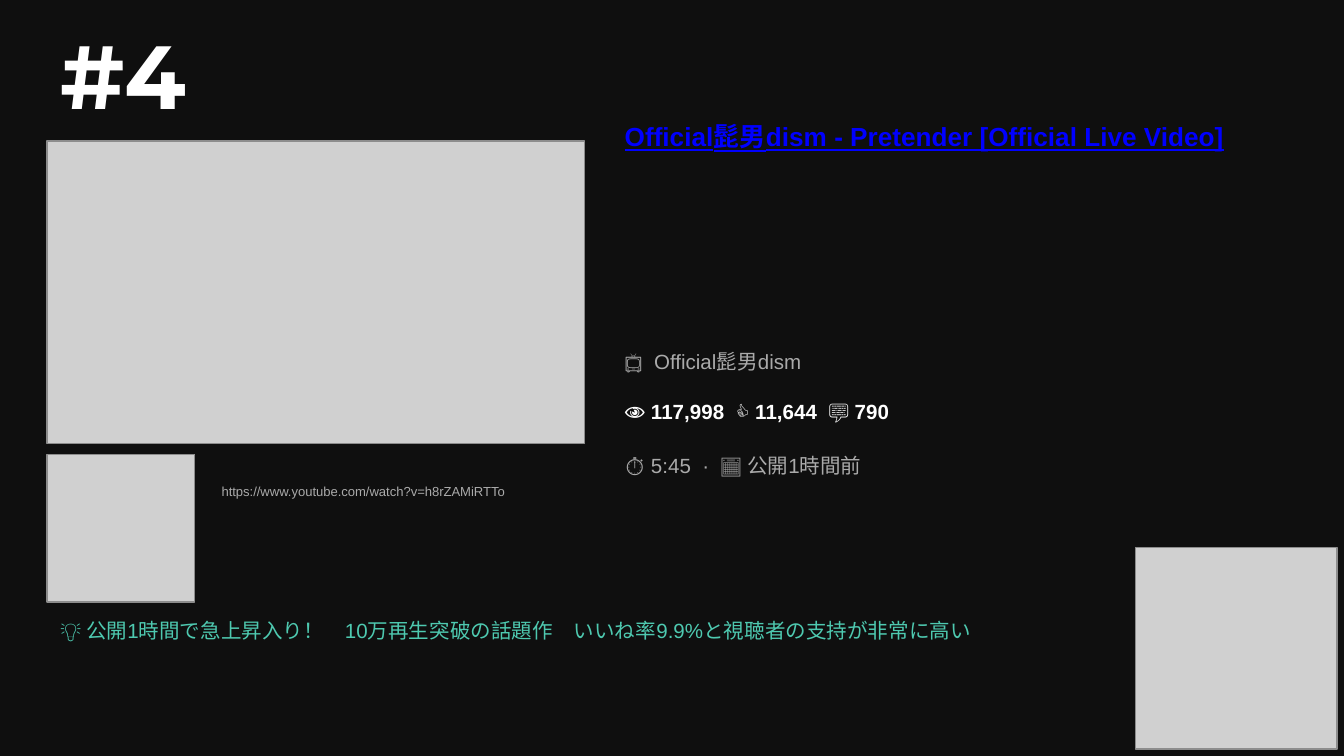
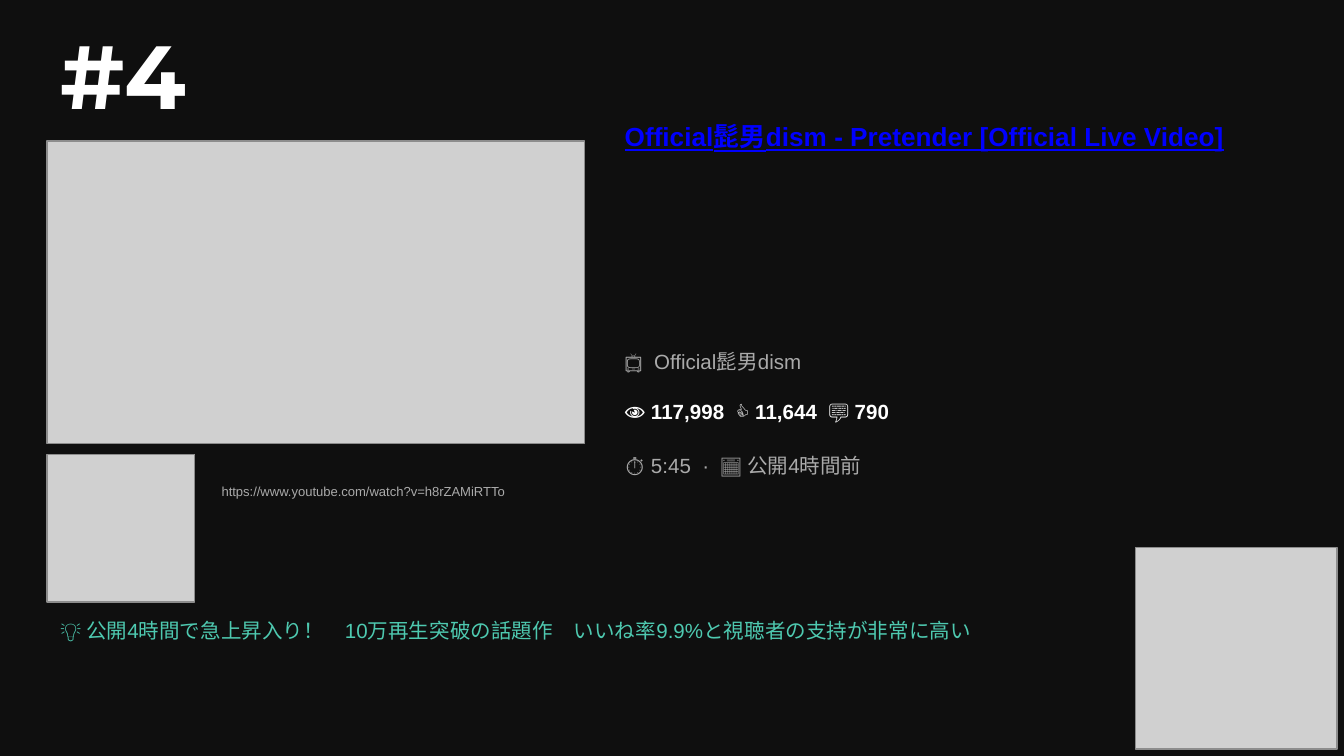
Before and after one commit to asaneasaburo0910-hub/youtube-crawler, a slide deck: slide 8 of youtube_ranking_20260601.pptx. Drawn at 1344x756 pixels with LibreOffice and Linux fonts; fonts in the diff are those of the drawing; grey boxes stand for pictures. Boxes give left, top, right and bottom in pixels: in the first picture for what was removed or moved away, otherwise in the second. Text is boxed around its words. In the diff, an @@ line names an element or a change of style, - is before the commit and + after.

```diff
--- a/youtube_ranking_20260601.pptx
+++ b/youtube_ranking_20260601.pptx
@@ text at [651,456,861,475]: text changed @@
-⏱ 5:45 · 📅 公開1時間前
+⏱ 5:45 · 📅 公開4時間前
@@ text at [86,620,971,640]: text changed @@
-💡 公開1時間で急上昇入り！ 10万再生突破の話題作 いいね率9.9%と視聴者の支持が非常に高い
+💡 公開4時間で急上昇入り！ 10万再生突破の話題作 いいね率9.9%と視聴者の支持が非常に高い
```
Also in this commit, not shown: 9 other slides changed, 3 other files.
